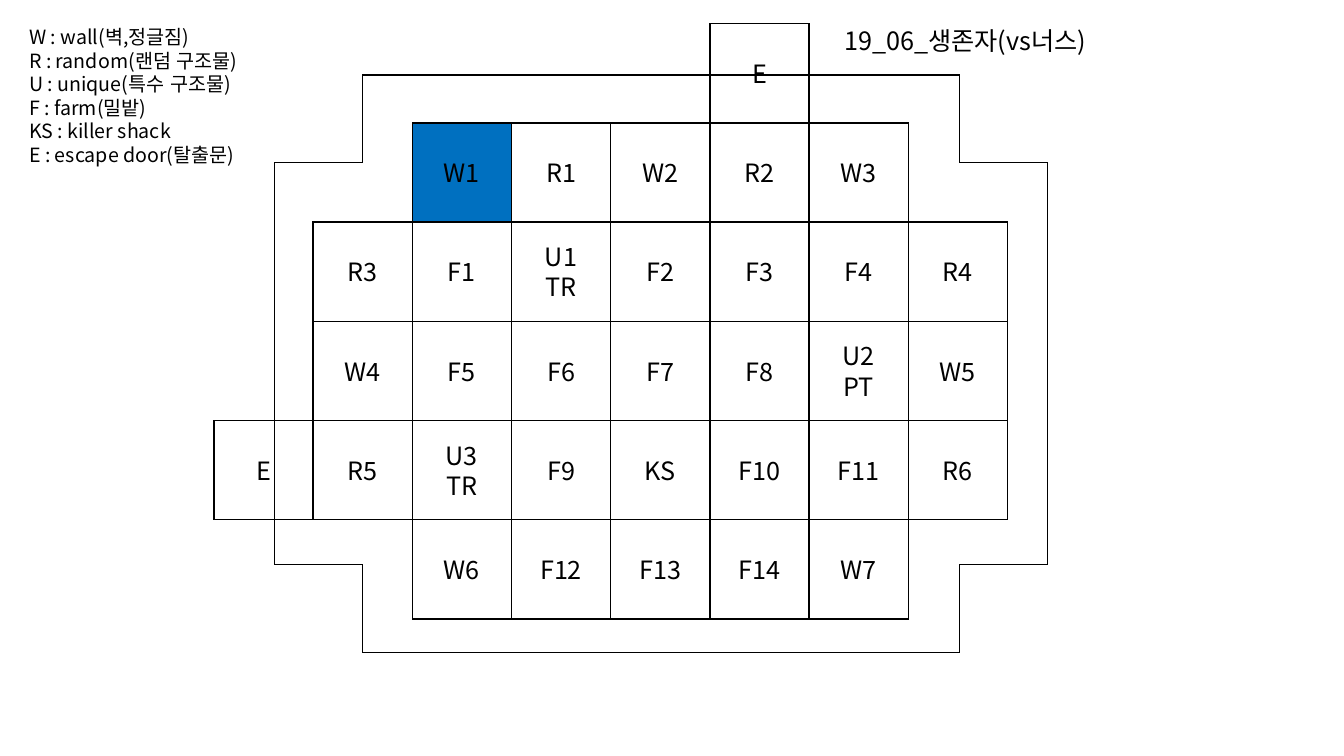
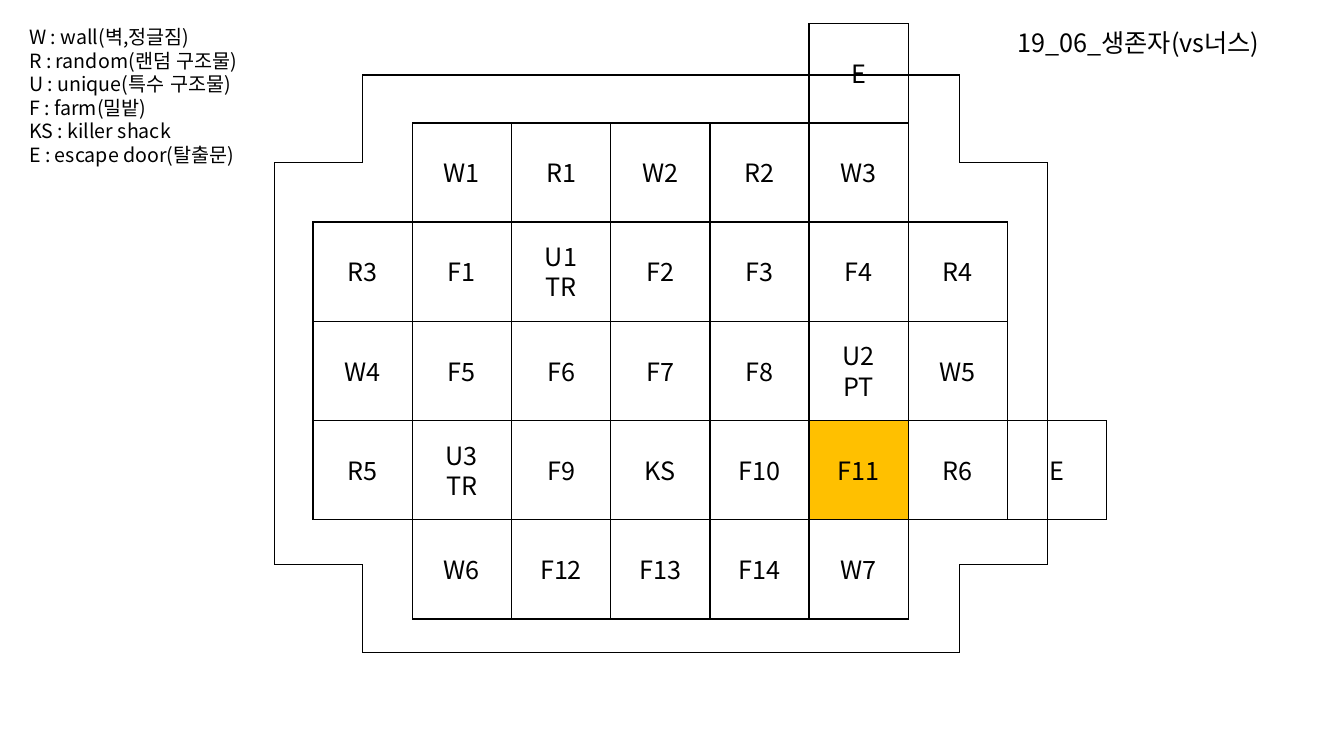
Before and after one commit to Bumizi/Thesis, a slide deck: slide 9 of DBD 분석/맵 분석/3. 콜드윈드 농장(★)/3. 썩은 들판(★)/19_06_생존자(vs너스).pptx (slide 1 before the commit). Drawn at 1344x756 pixels with LibreOffice and Linux fonts; fonts in the diff are those of the drawing. Boxes give left, top, right and bottom in pixels: in the first picture for what was removed or moved away, otherwise in the second. Text is boxed around its words. In the diff, an @@ line names an element or a change of style, - is before the commit and + after.

Commit message:
19_06 너스 마무리
19_06 너스 마무리

```diff
--- a/DBD 분석/맵 분석/3. 콜드윈드 농장(★)/3. 썩은 들판(★)/19_06_생존자(vs너스).pptx
+++ b/DBD 분석/맵 분석/3. 콜드윈드 농장(★)/3. 썩은 들판(★)/19_06_생존자(vs너스).pptx
@@ rectangle "E": place and size @@
-rectangle "E" at [710,24,809,123]
+rectangle "E" at [810,24,908,123]
@@ text "19_06_생존자(vs너스)": place and size @@
-text "19_06_생존자(vs너스)" at [844,29,1086,55]
+text "19_06_생존자(vs너스)" at [1017,31,1259,57]
@@ rectangle "W1" at [412,123,511,222]: fill #0070C0 to none @@
@@ rectangle "R3" at [314,222,412,321]: fill #FFFFFF to none @@
@@ rectangle "F11" at [810,420,908,519]: fill none to #FFC000 @@
@@ rectangle "E": place and size @@
-rectangle "E" at [214,420,313,519]
+rectangle "E" at [1008,420,1107,519]
@@ rectangle "W7" at [810,520,908,619]: fill #FFFFFF to none @@
```
Also in this commit, not shown: 10 other slides changed, 3 slides added.
